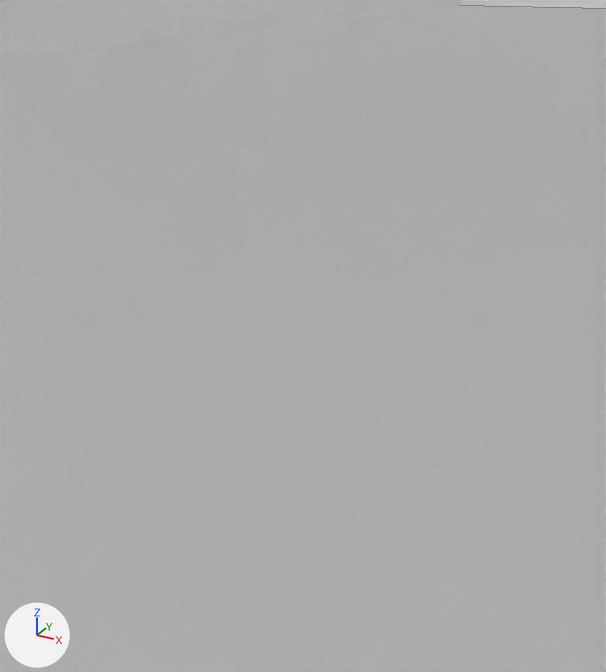
The Blender file Resources/level/level.blend: old version first, new version second.
Rendered twice from a camera (50 mm lens) standing at (-38.36, -2.98, 1.26) and looking at (-39.96, -0.07, -0.19). Lighting does not change. The marker at lower left points along +X, +Y and +Z. Mesh edges are drawn as thin lines.
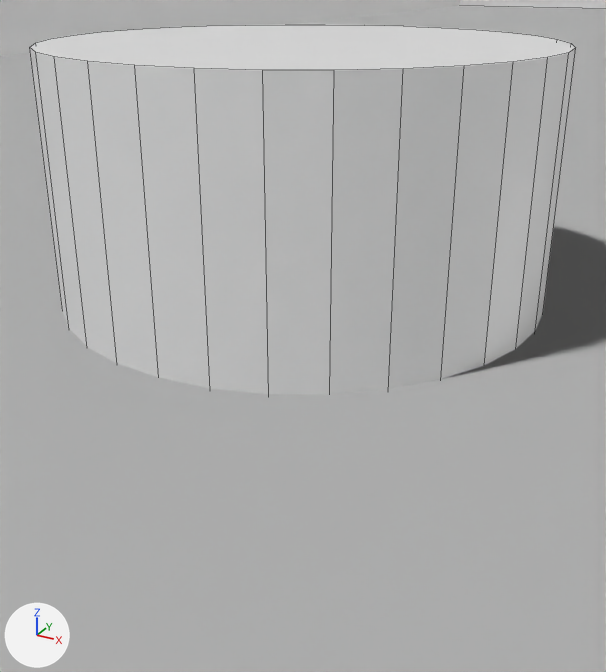
Location of each change, (x1, y1, x2, y2) in pixels of the pictures (606 x 672 px):
'円柱', added: after (30, 25, 576, 395)

The change, as a list of edits to the scene's bpy script:
```text
Add me_円柱:
    me_円柱.from_pydata(...)  # a 32-sided cylinder along z spanning x -1.0..1.0, y -1.0..1.0, z -1.0..1.0
Add ob_円柱:
    ob_円柱 = bpy.data.objects.new('円柱', me_円柱)
    ob_円柱.location = (-40.0, 0.0, 0.0)
```
